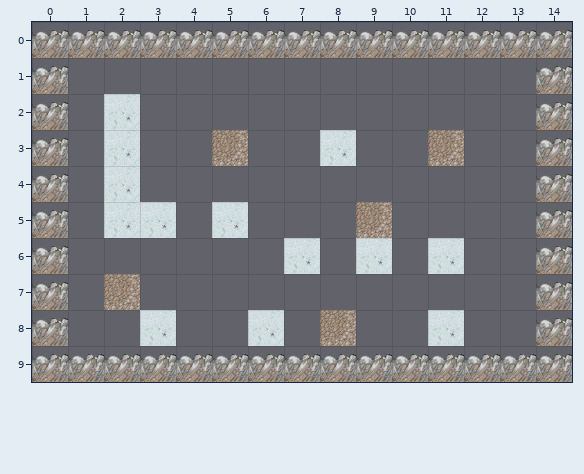
Tiled map (JSON), stored at assets/tilemap/pengo.json. This is how it looked before the edit.
Cells are 64x64 px. Shown: x 0..14, y 0..9.
And afterwards:
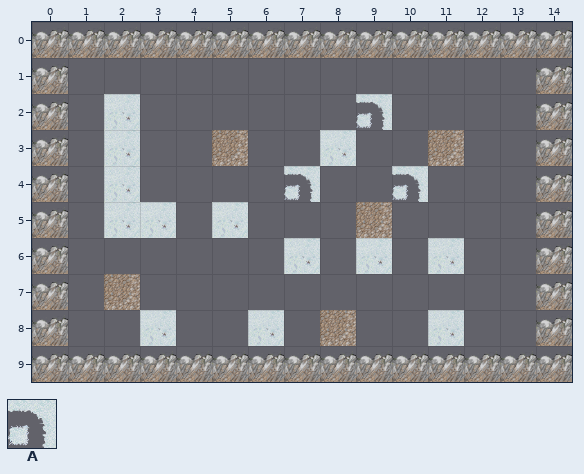
Key: from "snowWIP": A 39.
_ is an empty cell.
Diff:
layer "background" opacity 100% -> 97%
Layer "background":
The edit adds tile A in row 2 at x 9; in row 4 at x 7 and 10.
